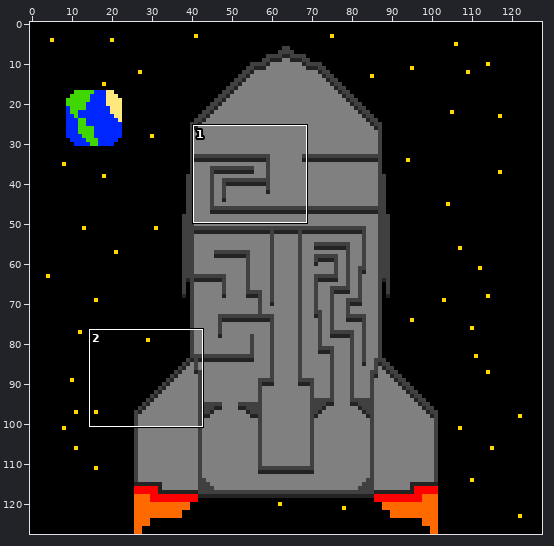
Sprite sheet, stored at Tacitum/res/levels/space.png. Above, an overview of the earlier version with the close-up marked.
Close-up. As it was:
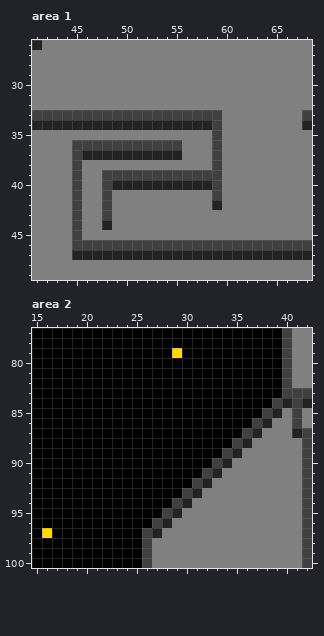
The file is 128x128 pixels. Shown: area 1: x 41..68, y 26..49; area 2: x 15..42, y 77..100.
New version:
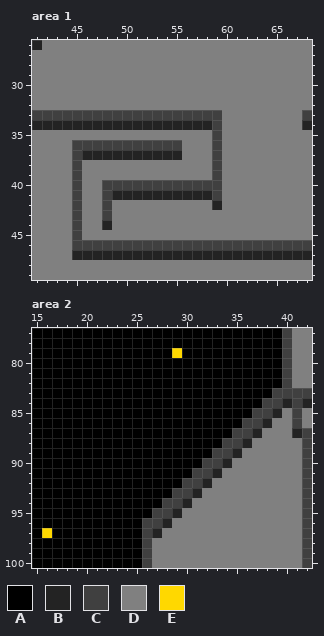
Palette (. is transparent): A #000000  B #232323  C #404040  D #808080  E #ffd800
The edit:
Area 1:
The edit turns colour D into colour B in row 41 at x 49 to 58.
The edit turns colour B into colour C in row 40 at x 49 to 58.
The edit turns colour C into colour D in row 39 at x 48 to 58.
Area 2:
The edit turns colour A into colour C in row 83 at x 39; in row 84 at x 38; in row 85 at x 37; in row 86 at x 36; in row 87 at x 35; in row 88 at x 34.
The edit turns colour A into colour C in row 89 at x 33; in row 90 at x 32; in row 91 at x 31; in row 92 at x 30; in row 93 at x 29; in row 94 at x 28.
The edit turns colour A into colour C in row 95 at x 27; in row 96 at x 26.
Changed places in both close-ups, as pixel boxes (x1, y1, x2, y2):
changed: (102, 170, 212, 200)
changed: (142, 388, 282, 528)
